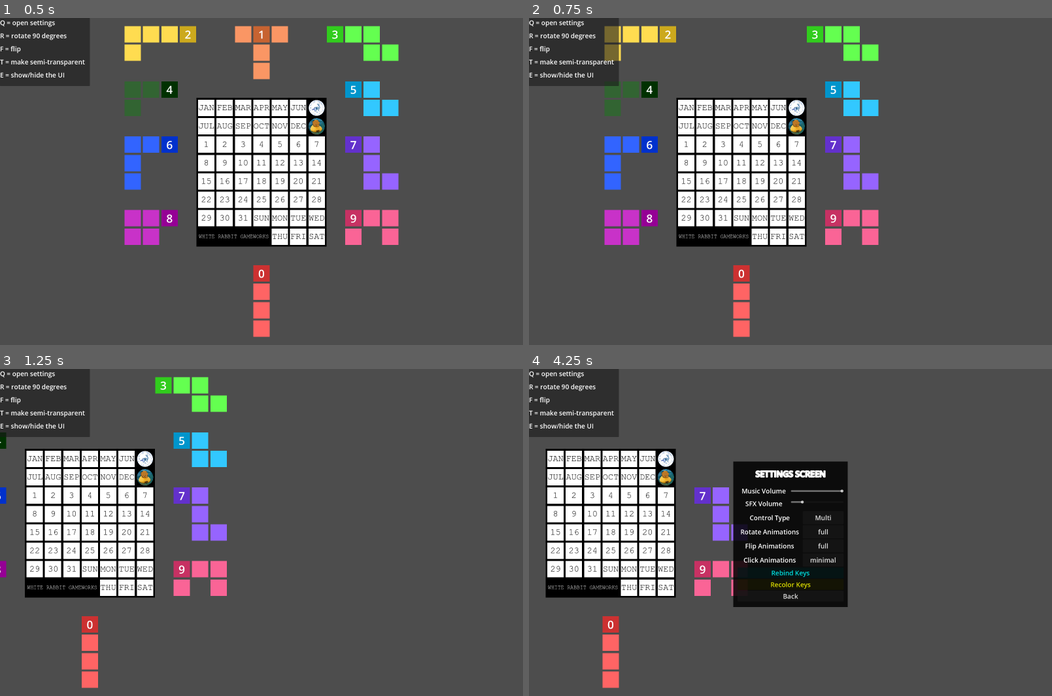
Above: before the commit, frames 1-4 (two rows, left to right).
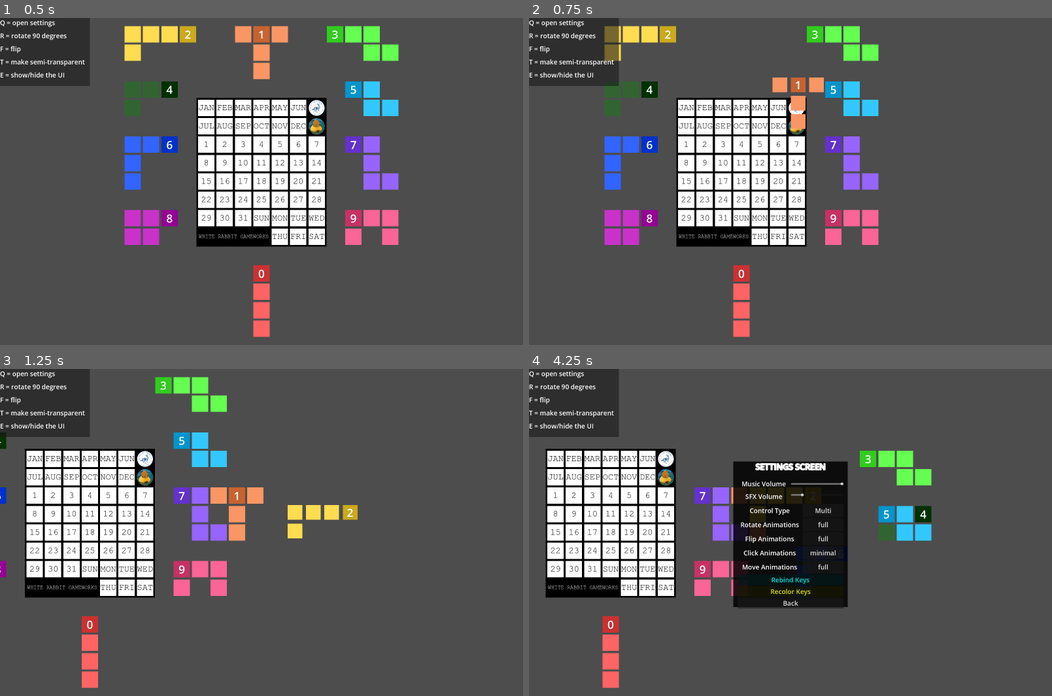
Above: after the commit, the same moments.

Repository: Jasper-Cn/Infinity
Game: Godot game, scene res://scenes/game.tscn
Two runs of this game, one before a commit and one after it. Both use one fixed random seed, a clock stepped at 60 frames per second and the inputs below. Sound files missing from this copy of the repository are replaced by a short silence.
Inputs (mouse positions are in pixels of both pictures, inside the frame that each line leads up to):
- Up to frame 1 (0.5 s): no input
- Up to frame 2 (0.75 s): tap Enter at 0.5 s; move the mouse to (905, 165) at 0.52 s; hold D (Right) from 0.53 s (still down); tap 1 (1) at 0.6 s; click (905, 165) at 0.67 s
- Up to frame 3 (1.25 s): keep holding D (Right); tap 2 (2) at 0.8 s
- Up to frame 4 (4.25 s): release D (Right) at 1.25 s; drag from (685, 548) to (764, 597) at 1.27 s; move the mouse to (842, 460) at 2.02 s; hold D (Right) 2.03-2.75 s; tap 3 (3) at 2.1 s; click (842, 460) at 2.17 s; tap 4 (4) at 2.3 s; drag from (764, 597) to (633, 483) at 2.77 s; move the mouse to (947, 581) at 3.52 s; hold A (Left) from 3.53 s (still down); tap 5 (5) at 3.6 s; click (947, 581) at 3.67 s; tap 6 (6) at 3.8 s; tap Q (Settings) at 4.15 s

Frame 1 is identical in both runs. In frame 2, 0.7% of the frame differs, in the area x 46-57%, y 18-34%; in frame 3, 1.5%; in frame 4, 4.7%, in the area x 38-77%, y 25-74%.

Commit message:
so like, i'm still not done yet, but like, i'm sure this is fine

Diff:
--- a/autoloads/event_bus.gd
+++ b/autoloads/event_bus.gd
@@ -4,3 +4,4 @@
 signal settings_pages(_show_page: String)
 signal update_UI(item: String)
 signal update_subject_color()
+signal drag(selected_num: int)
--- a/autoloads/global.gd
+++ b/autoloads/global.gd
@@ -5,7 +5,8 @@
 const TILE_SIZE = Vector2(90, 90)
 
 var debug_mode : bool = true
-var mouse_dragging_item: Node = null
+var mouse_dragging_item: int = -1
+var previous_mdi: int = mouse_dragging_item
 var current_popup_page: String
-var animations_type: Array = [0, 0, 1]
+var animations_type: Array = [0, 0, 1, 0]
 var control_type: int = 0
--- a/scenes/game.tscn
+++ b/scenes/game.tscn
@@ -38,7 +38,6 @@
 coord_1 = Vector2i(0, 1)
 coord_2 = Vector2i(0, 2)
 coord_3 = Vector2i(0, 3)
-coord_4 = Vector2i(0, 0)
 
 [node name="Subject1" parent="subjects" unique_id=1732215189 instance=ExtResource("3_lnu2h")]
 position = Vector2(0, -720)
@@ -74,7 +73,6 @@
 coord_1 = Vector2i(-2, 0)
 coord_2 = Vector2i(-2, 1)
 coord_3 = Vector2i(-1, 0)
-coord_4 = Vector2i(0, 0)
 
 [node name="Subject5" parent="subjects" unique_id=1881981243 instance=ExtResource("3_lnu2h")]
 position = Vector2(450, -450)
@@ -83,7 +81,6 @@
 coord_1 = Vector2i(1, 0)
 coord_2 = Vector2i(1, 1)
 coord_3 = Vector2i(2, 1)
-coord_4 = Vector2i(0, 0)
 
 [node name="Subject6" parent="subjects" unique_id=406337915 instance=ExtResource("3_lnu2h")]
 position = Vector2(-450, -180)
--- a/scenes/rebind_keys.tscn
+++ b/scenes/rebind_keys.tscn
@@ -204,7 +204,7 @@
 custom_minimum_size = Vector2(0, 65)
 layout_mode = 2
 size_flags_horizontal = 3
-tooltip_text = "Rebind the show/hide block 0 button"
+tooltip_text = "Rebind the select block 0 button"
 text = "Block 0"
 horizontal_alignment = 1
 
@@ -221,7 +221,7 @@
 custom_minimum_size = Vector2(0, 65)
 layout_mode = 2
 size_flags_horizontal = 3
-tooltip_text = "Rebind the show/hide block 1 button"
+tooltip_text = "Rebind the select block 1 button"
 text = "Block 1"
 horizontal_alignment = 1
 
@@ -238,7 +238,7 @@
 custom_minimum_size = Vector2(0, 65)
 layout_mode = 2
 size_flags_horizontal = 3
-tooltip_text = "Rebind the show/hide block 2 button"
+tooltip_text = "Rebind the select block 2 button"
 text = "Block 2"
 horizontal_alignment = 1
 
@@ -255,7 +255,7 @@
 custom_minimum_size = Vector2(0, 65)
 layout_mode = 2
 size_flags_horizontal = 3
-tooltip_text = "Rebind the show/hide block 3 button"
+tooltip_text = "Rebind the select block 3 button"
 text = "Block 3"
 horizontal_alignment = 1
 
@@ -272,7 +272,7 @@
 custom_minimum_size = Vector2(0, 65)
 layout_mode = 2
 size_flags_horizontal = 3
-tooltip_text = "Rebind the show/hide block 4 button"
+tooltip_text = "Rebind the select block 4 button"
 text = "Block 4"
 horizontal_alignment = 1
 
@@ -289,7 +289,7 @@
 custom_minimum_size = Vector2(0, 65)
 layout_mode = 2
 size_flags_horizontal = 3
-tooltip_text = "Rebind the show/hide block 5 button"
+tooltip_text = "Rebind the select block 5 button"
 text = "Block 5"
 horizontal_alignment = 1
 
@@ -306,7 +306,7 @@
 custom_minimum_size = Vector2(0, 65)
 layout_mode = 2
 size_flags_horizontal = 3
-tooltip_text = "Rebind the show/hide block 6 button"
+tooltip_text = "Rebind the select block 6 button"
 text = "Block 6"
 horizontal_alignment = 1
 
@@ -323,7 +323,7 @@
 custom_minimum_size = Vector2(0, 65)
 layout_mode = 2
 size_flags_horizontal = 3
-tooltip_text = "Rebind the show/hide block 7 button"
+tooltip_text = "Rebind the select block 7 button"
 text = "Block 7"
 horizontal_alignment = 1
 
@@ -340,7 +340,7 @@
 custom_minimum_size = Vector2(0, 65)
 layout_mode = 2
 size_flags_horizontal = 3
-tooltip_text = "Rebind the show/hide block 8 button"
+tooltip_text = "Rebind the select block 8 button"
 text = "Block 8"
 horizontal_alignment = 1
 
@@ -357,7 +357,7 @@
 custom_minimum_size = Vector2(0, 65)
 layout_mode = 2
 size_flags_horizontal = 3
-tooltip_text = "Rebind the show/hide block 9 button"
+tooltip_text = "Rebind the select block 9 button"
 text = "Block 9"
 horizontal_alignment = 1
 
--- a/scenes/settings.tscn
+++ b/scenes/settings.tscn
@@ -173,6 +173,23 @@
 layout_mode = 2
 text = "minimal"
 
+[node name="HB move animations" type="HBoxContainer" parent="Panel/MarginContainer/VB" unique_id=939786776]
+layout_mode = 2
+alignment = 1
+
+[node name="move animations" type="RichTextLabel" parent="Panel/MarginContainer/VB/HB move animations" unique_id=1512231984]
+custom_minimum_size = Vector2(0, 65)
+layout_mode = 2
+size_flags_horizontal = 3
+text = "Move Animations"
+horizontal_alignment = 1
+vertical_alignment = 1
+
+[node name="move animations Button" type="Button" parent="Panel/MarginContainer/VB/HB move animations" unique_id=817561303]
+custom_minimum_size = Vector2(200, 0)
+layout_mode = 2
+text = "full"
+
 [node name="Rebind Button" type="Button" parent="Panel/MarginContainer/VB" unique_id=761795313]
 modulate = Color(0, 1, 1, 1)
 custom_minimum_size = Vector2(0, 50)
@@ -204,6 +221,7 @@
 [connection signal="pressed" from="Panel/MarginContainer/VB/HB rotation animations/rotation animations Button" to="." method="_on_animations_button_pressed" flags=18 binds= [0]]
 [connection signal="pressed" from="Panel/MarginContainer/VB/HB flip animations/flip animations Button" to="." method="_on_animations_button_pressed" flags=18 binds= [1]]
 [connection signal="pressed" from="Panel/MarginContainer/VB/HB click animations/click animations Button" to="." method="_on_animations_button_pressed" flags=18 binds= [2]]
+[connection signal="pressed" from="Panel/MarginContainer/VB/HB move animations/move animations Button" to="." method="_on_animations_button_pressed" flags=18 binds= [3]]
 [connection signal="pressed" from="Panel/MarginContainer/VB/Rebind Button" to="." method="_on_button_pressed" binds= ["Rebind"]]
 [connection signal="pressed" from="Panel/MarginContainer/VB/Recolor Blocks" to="." method="_on_button_pressed" binds= ["Recolor"]]
 [connection signal="pressed" from="Panel/MarginContainer/VB/BackButton" to="." method="_on_back_button_pressed"]
--- a/scripts/subject.gd
+++ b/scripts/subject.gd
@@ -26,6 +26,8 @@
 var ideal_rotation_degrees: int = 0
 var ideal_block_rotation_degrees: int = 0
 var ideal_scale_x: int = 1
+var wait_time: float = 0.3
+var timer: float = 0
 
 
 func _ready() -> void:
@@ -33,19 +35,17 @@
 	coord_arr = [coord_1, coord_2, coord_3, coord_4]
 	rect_arr = [color_rect_1, color_rect_2, color_rect_3, color_rect_4]
 	EventBus.update_subject_color.connect(_set_color)
+	EventBus.drag.connect(_stop_dragging)
 	_set_color()
 
 
-func _process(_delta: float) -> void:
+func _process(delta: float) -> void:
 	if Global.current_popup_page == "":
 		if visible:
-			if Global.mouse_dragging_item == self:
+			if Global.mouse_dragging_item == self_number:
 				_set_color()
 				z_index += 1
-				if not Global.control_type == 1:
-					global_position = get_global_mouse_position()
-					global_position = global_position.snapped(Global.TILE_SIZE)
-				else:
+				if Global.control_type == 1:
 					if Input.is_action_just_pressed("Left"):
 						ideal_global_position.x -= 90
 					if Input.is_action_just_pressed("Right"):
@@ -56,7 +56,21 @@
 						ideal_global_position.y += 90
 					var input_dir := Input.get_vector("Left", "Right", "Up", "Down")
 					if input_dir != Vector2.ZERO:
+						timer += delta
+						if timer >= wait_time:
+							ideal_global_position += ceil(input_dir) * 90
+							wait_time = 0.05
+							timer = 0
 						_tween_position_property()
+					else:
+						timer = 0
+						wait_time = 0.3
+				elif Global.animations_type[3] == 2:
+					global_position = get_global_mouse_position()
+					global_position = global_position.snapped(Global.TILE_SIZE)
+				else:
+					ideal_global_position = ideal_global_position.move_toward(get_global_mouse_position(), 80)
+					_tween_position_property()
 				if not Global.control_type == 2:
 					if Input.is_action_just_pressed("Rotate"):
 						_rotate()
@@ -70,25 +84,34 @@
 			else:
 				z_index = 0
 			if Input.is_action_just_pressed("click") and is_touching_mouse:
+				if not is_dragging and not Global.mouse_dragging_item == -1:
+					EventBus.drag.emit(Global.mouse_dragging_item)
 				_dragging()
 		if Input.is_action_just_pressed("set camera"):
-			if Global.control_type == 1 and is_dragging:
+			if Global.control_type == 1:
+				if Global.mouse_dragging_item == self_number:
+					_dragging()
+				elif Global.previous_mdi == self_number and Global.mouse_dragging_item == -1:
+					_dragging()
+		if Input.is_action_just_pressed(str(self_number)):
+			if not Global.control_type == 2:
+				if not is_dragging and not Global.mouse_dragging_item == -1:
+					EventBus.drag.emit(Global.mouse_dragging_item)
 				_dragging()
-		if Input.is_action_just_pressed(str(self_number)):
-			if Global.control_type == 0:
-				visible = not visible
-			if Global.control_type == 1:
-				if Global.mouse_dragging_item == null or Global.mouse_dragging_item == self:
-					ideal_global_position = global_position
-					_dragging()
+
 		if Input.is_action_just_pressed("Transparency"):
 			color.a = 1.8 - color.a
 			_set_color()
 
 
-func _tween_position_property(duration: float = 0.15) -> void:
+func _tween_position_property(duration: float = 0.1) -> void:
 	var tweener : Tween = get_tree().create_tween()
-	tweener.tween_property(self, "global_position", Vector2(ideal_global_position.x, ideal_global_position.y), duration)
+	match Global.animations_type[3]:
+		0:
+			tweener.tween_property(self, "global_position", Vector2(ideal_global_position.x, ideal_global_position.y), duration)
+		1:
+			tweener.tween_property(self, "global_position", Vector2(floor((ideal_global_position.x+45)/90)*90, floor((ideal_global_position.y+45)/90)*90), duration)
+
 
 func _set_color(rect_0: float = 0.2, rect_other: float = 0) -> void:
 	color_rect_0.color = Color(color.r - rect_0, color.g - rect_0, color.b - rect_0)
@@ -129,12 +152,28 @@
 	_color_rect_tweening("rotation_degrees", ideal_block_rotation_degrees, 0)
 
 
+func _stop_dragging(selected_num: int) -> void:
+	if selected_num == self_number:
+		is_dragging = not is_dragging
+		_position_tween_to_grid()
+		_color_rect_tweening("scale", Vector2(1, 1), 0.1)
+
+
+func _position_tween_to_grid() -> void:
+	Global.previous_mdi = Global.mouse_dragging_item
+	Global.mouse_dragging_item = -1
+	ideal_global_position.x = floor((ideal_global_position.x+45)/90)*90
+	ideal_global_position.y = floor((ideal_global_position.y+45)/90)*90
+	_tween_position_property()
+
+
 func _dragging() -> void:
 	is_dragging = not is_dragging
-	if Global.mouse_dragging_item == self:
-		Global.mouse_dragging_item = null
+	ideal_global_position = global_position
+	if Global.mouse_dragging_item == self_number:
+		_position_tween_to_grid()
 	else:
-		Global.mouse_dragging_item = self
+		Global.mouse_dragging_item = self_number
 	var mult : float = 0
 	if is_dragging:
 		match Global.animations_type[2]:
